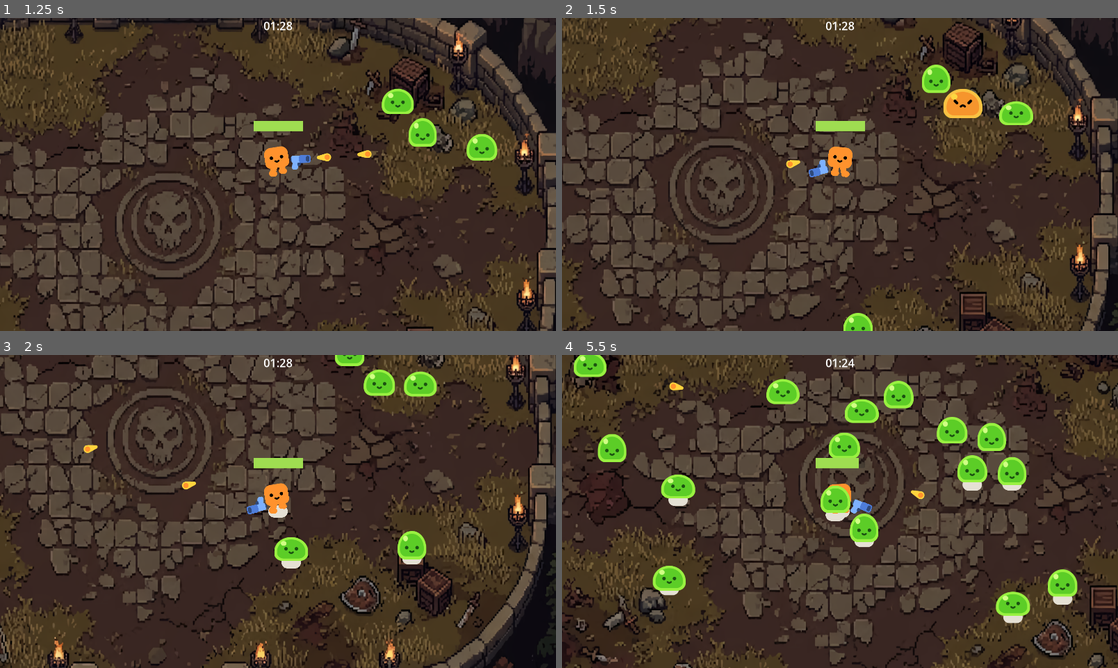
Above: before the commit, frames 1-4 (two rows, left to right).
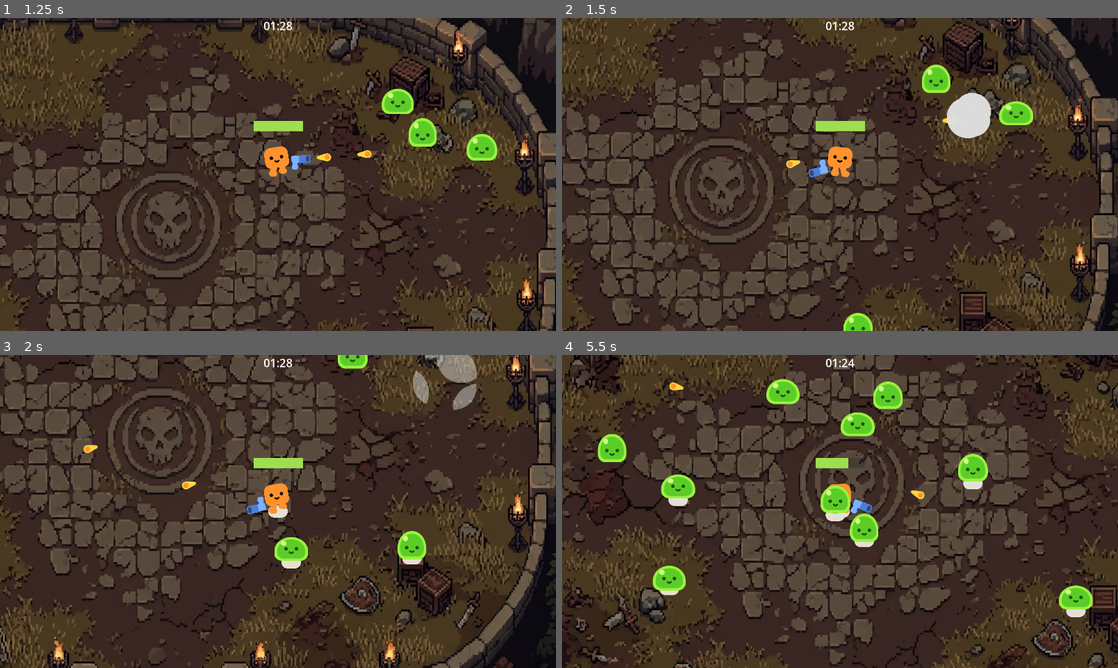
Above: after the commit, the same moments.

Repository: Teo5-cys/Game_Jam_Taka.sqr
Game: Godot game, scene res://survivors_game.tscn
Same seed, same stepped clock (60 frames per second), same inputs: the game is played once before the commit and once after it.
Inputs (mouse positions are in pixels of both pictures, inside the frame that each line leads up to):
- Up to frame 1 (1.25 s): tap Enter at 0.5 s; move the mouse to (400, 158) at 0.52 s; hold D (move_right) from 0.53 s (still down)
- Up to frame 2 (1.5 s): move the mouse to (728, 190) at 1.27 s; release D (move_right) at 1.28 s; hold S (move_down) from 1.28 s (still down)
- Up to frame 3 (2 s): keep holding S (move_down)
- Up to frame 4 (5.5 s): move the mouse to (895, 442) at 2.02 s; release S (move_down) at 2.03 s; hold D (move_right) 2.03-2.78 s; move the mouse to (812, 574) at 2.77 s; hold W (move_up) 2.78-3.53 s; move the mouse to (1006, 558) at 3.52 s; hold A (move_left) 3.53-5.03 s; move the mouse to (673, 464) at 4.27 s; move the mouse to (867, 511) at 5.02 s; hold S (move_down) from 5.03 s (still down)

Frame 1 is identical in both runs. In frame 2, 1.1% of the frame differs, in the area x 68-78%, y 22-39%; in frame 3, 1.8%; in frame 4, 4.6%, in the area x 2-96%, y 0-86%.

Commit message:
πρόσθεσα τα strenght-speed-health stats, και τα έκανα adjust για τον παίκτη,mobs, όπλο αλλα μείωσα και το spawn rate των τεράτων

Diff:
--- a/bullet_2d.gd
+++ b/bullet_2d.gd
@@ -1,8 +1,7 @@
 extends Area2D
 
-
+var damage: int = 1
 var travelled_distance = 0
-
 
 func _physics_process(delta):
 	const SPEED = 1000
@@ -14,8 +13,7 @@
 	if travelled_distance > RANGE:
 		queue_free()
 
-
 func _on_body_entered(body):
 	queue_free()
 	if body.has_method("take_damage"):
-		body.take_damage()
+		body.take_damage(damage)
--- a/game.gd
+++ b/game.gd
@@ -1,6 +1,6 @@
 extends Node2D
 
-const MAX_MOBS = 20
+const MAX_MOBS = 10
 
 var mob_count = 0
 
--- a/gun.gd
+++ b/gun.gd
@@ -1,16 +1,20 @@
 extends Area2D
 
 
+@onready var player = get_node("/root/Game/Player")
+
 func _process(_delta):
 	look_at(get_global_mouse_position())
-
 
 func shoot():
 	const BULLET = preload("res://bullet_2d.tscn")
 	var new_bullet = BULLET.instantiate()
 	new_bullet.global_transform = %ShootingPoint.global_transform
+
+
+	new_bullet.damage = player.strength
+
 	%ShootingPoint.add_child(new_bullet)
-
 
 func _on_timer_timeout() -> void:
 	shoot()
--- a/mob.gd
+++ b/mob.gd
@@ -2,28 +2,25 @@
 
 signal died
 
+var speed = randf_range(200, 300)
 
-var speed = randf_range(200, 300)
 var health = 3
 
 @onready var player = get_node("/root/Game/Player")
 
-
 func _ready():
 	%Slime.play_walk()
-
 
 func _physics_process(_delta):
 	var direction = global_position.direction_to(player.global_position)
 	velocity = direction * speed
 	move_and_slide()
 
+func take_damage(damage_amount: int):
+	%Slime.play_hurt()
+	health -= damage_amount
 
-func take_damage():
-	%Slime.play_hurt()
-	health -= 1
-
-	if health == 0:
+	if health <= 0:
 		var smoke_scene = preload("res://smoke_explosion/smoke_explosion.tscn")
 		var smoke = smoke_scene.instantiate()
 		get_parent().add_child(smoke)
--- a/player.gd
+++ b/player.gd
@@ -2,13 +2,22 @@
 
 signal health_depleted
 
-var health = 100.0
 
+@export var max_health: int = 15
+@export var speed: float = 600.0
+@export var strength: int = 3 # base dmg
+
+var current_health: int
+var damage_cooldown: float = 0.0
+
+func _ready():
+	current_health = max_health
+	%HealthBar.max_value = max_health
+	%HealthBar.value = current_health
 
 func _physics_process(delta):
-	const SPEED = 600.0
 	var direction = Input.get_vector("move_left", "move_right", "move_up", "move_down")
-	velocity = direction * SPEED
+	velocity = direction * speed
 
 	move_and_slide()
 
@@ -17,11 +26,16 @@
 	else:
 		%HappyBoo.play_idle_animation()
 
-	# Taking damage
-	const DAMAGE_RATE = 6.0
+	if damage_cooldown > 0.0:
+		damage_cooldown -= delta
+
 	var overlapping_mobs = %HurtBox.get_overlapping_bodies()
-	if overlapping_mobs:
-		health -= DAMAGE_RATE * overlapping_mobs.size() * delta
-		%HealthBar.value = health
-		if health <= 0.0:
+
+	if overlapping_mobs.size() > 0 and damage_cooldown <= 0.0:
+
+		current_health -= 1 * overlapping_mobs.size()
+		%HealthBar.value = current_health
+		damage_cooldown = 0.5
+
+		if current_health <= 0:
 			health_depleted.emit()
